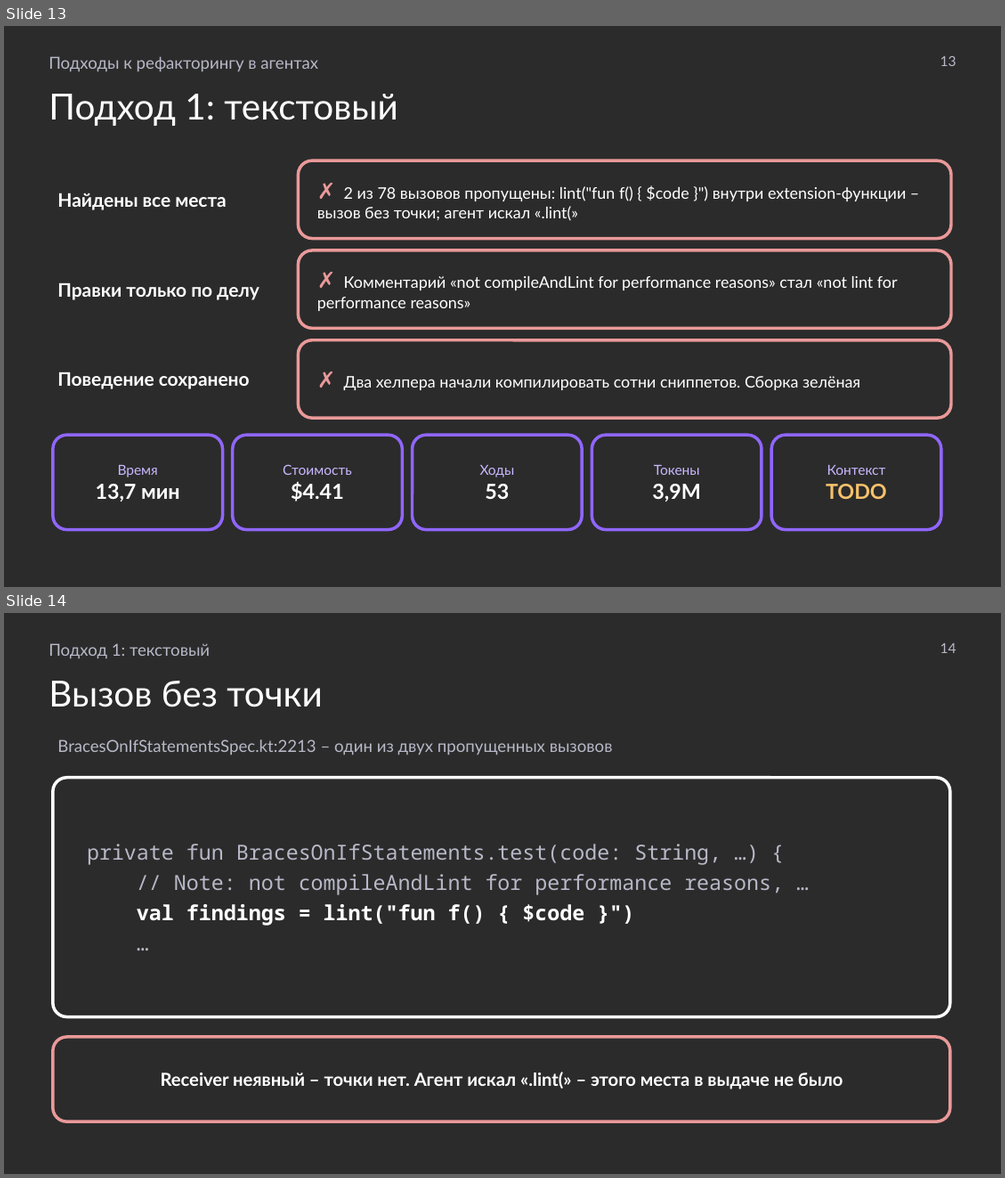
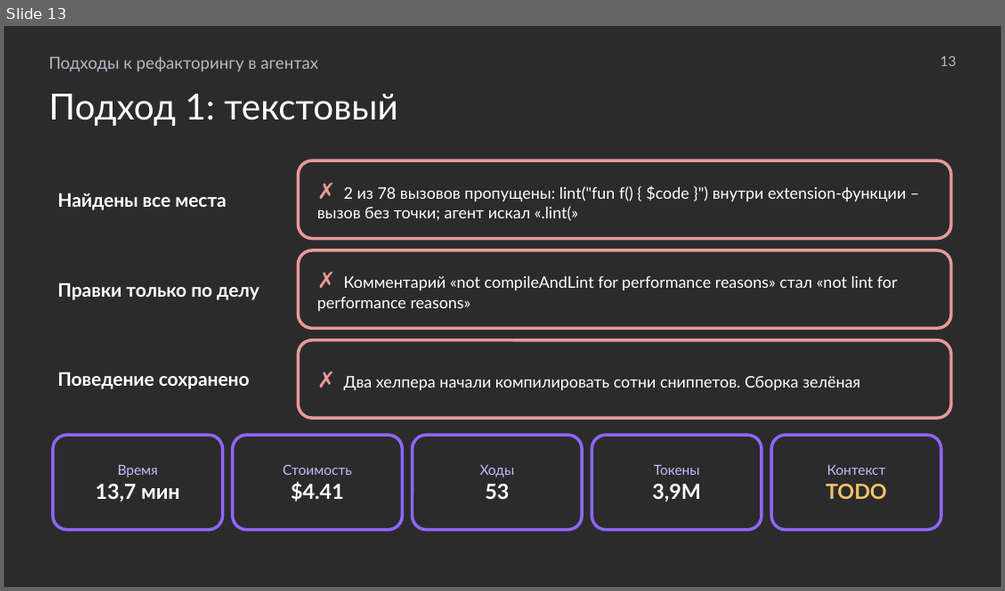
Before and after one commit to MchKosticyn/ide-refactoring-in-ai-agents, a slide deck: Доклад_ Рефакторинг в ИИ-агентах.pptx. Shown one above the other, each under a label of ours: slides 13 and 14 before the commit, slide 13 after it. The pictures are 1005x1178 and 1005x591 pixels, drawn with LibreOffice and Linux fonts; fonts in the diff are those of the drawing; background and template pictures are left out; a plain dark background stands for a picture behind light text. Boxes give left, top, right and bottom in pixels: in the first picture for what was removed or moved away, otherwise in the second. Text is boxed around its words. In the diff, an @@ line names an element or a change of style, - is before the commit and + after.

```diff
--- a/Доклад_ Рефакторинг в ИИ-агентах.pptx
+++ b/Доклад_ Рефакторинг в ИИ-агентах.pptx
@@ slide 14 removed at <box>4,613,1001,1174</box>, background picture (left out) @@
@@ text removed at <box>48,643,210,658</box> @@
-Подход 1: текстовый
@@ text removed at <box>940,643,956,653</box> @@
-14
@@ text removed at <box>48,681,323,707</box> @@
-Вызов без точки
@@ text removed at <box>57,739,613,755</box> @@
-BracesOnIfStatementsSpec.kt:2213 – один из двух пропущенных вызовов
@@ rounded rectangle removed at <box>53,778,950,1017</box> @@
-private fun BracesOnIfStatements.test(code: String, …) {
-// Note: not compileAndLint for performance reasons, …
-val findings = lint("fun f() { $code }")
-…
@@ rounded rectangle removed at <box>53,1037,950,1121</box> @@
-Receiver неявный – точки нет. Агент искал «.lint(» – этого места в выдаче не было
```
Also in this commit, not shown: 28 slides changed, 2 slides added, 1 other file.
